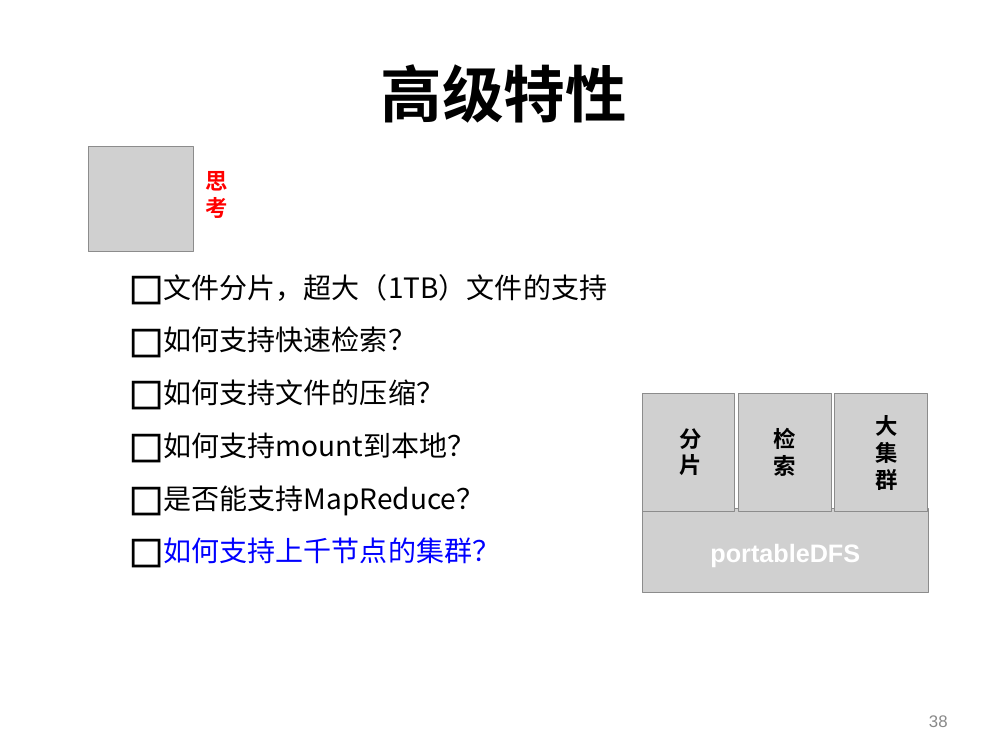
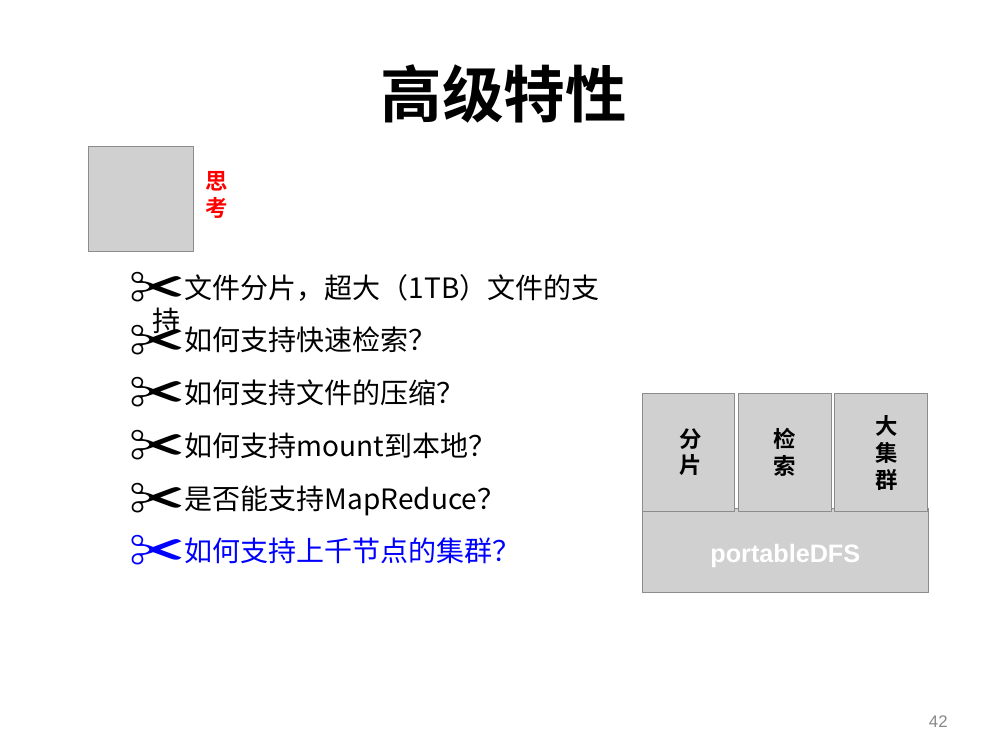
Before and after one commit to machicao2013/mooon, a slide deck: slide 42 of applications/lightfs/doc/portableDFS-可便携的分布式文件系统.ppt (slide 38 before the commit). Drawn at 1008x756 pixels with LibreOffice and Linux fonts; fonts in the diff are those of the drawing; grey boxes stand for pictures; background and template pictures are left out. Boxes give left, top, right and bottom in pixels: in the first picture for what was removed or moved away, otherwise in the second. Text is boxed around its words. In the diff, an @@ line names an element or a change of style, - is before the commit and + after.

```diff
--- a/applications/lightfs/doc/portableDFS-可便携的分布式文件系统.ppt
+++ b/applications/lightfs/doc/portableDFS-可便携的分布式文件系统.ppt
@@ bullet ◻ to ✂ in 5 elements at (153, 274, 599, 339), (184, 326, 436, 353), (184, 379, 464, 406), (184, 432, 496, 459), (184, 485, 505, 516) @@
@@ text "如何支持上千节点的集群？" at (184, 537, 520, 564): bullet ◻ to ✂; bullet colour #000000 to #0000FF @@
@@ page number at (929, 715, 948, 727): text changed @@
-38
+42
```
Also in this commit, not shown: 15 other slides changed, 4 slides added, 4 other files.
